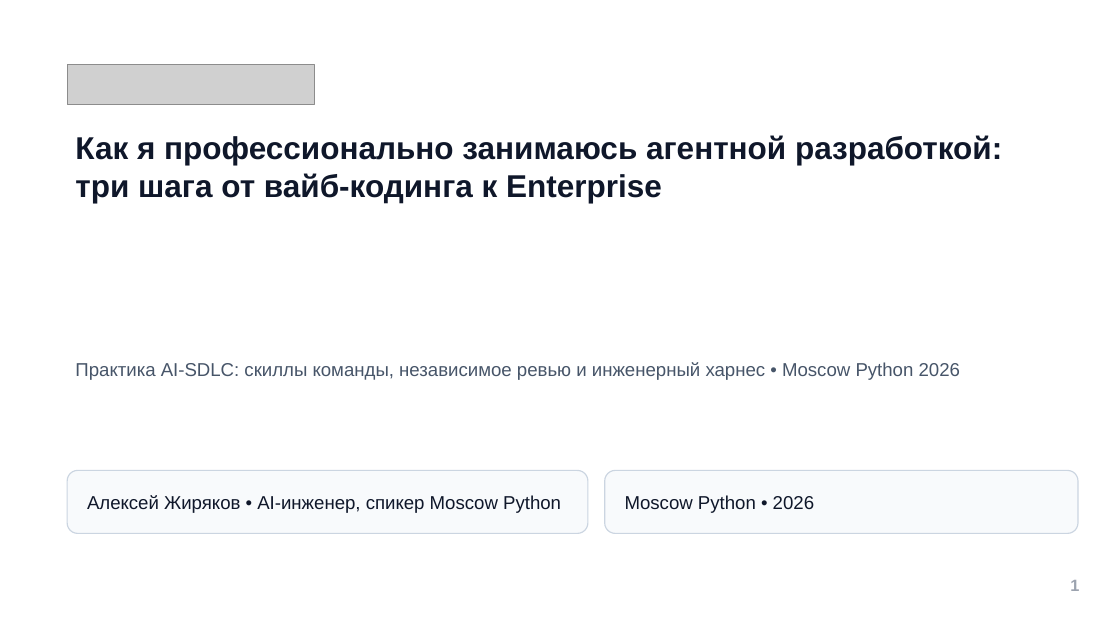
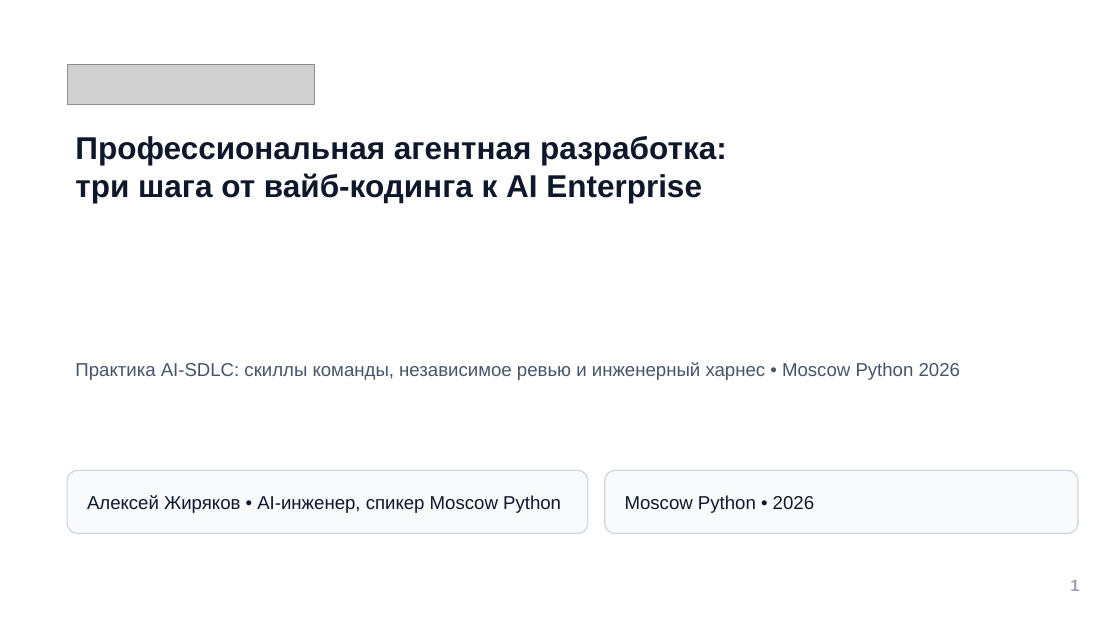
Before and after one commit to itpoohzhi/MoscowPythonPro, a slide deck: slide 1 of MoscowPython_Агентная_разработка_Жиряков_2026.pptx. Drawn at 1120x630 pixels with LibreOffice and Linux fonts; fonts in the diff are those of the drawing; grey boxes stand for pictures; background and template pictures are left out. Boxes give left, top, right and bottom in pixels: in the first picture for what was removed or moved away, otherwise in the second. Text is boxed around its words. In the diff, an @@ line names an element or a change of style, - is before the commit and + after.

Commit message:
[agent] docs(presentation): обновить заголовок слайда 1 на «Профессиональная агентная разработка: три шага от вайб-кодинга к AI Enterprise»

```diff
--- a/MoscowPython_Агентная_разработка_Жиряков_2026.pptx
+++ b/MoscowPython_Агентная_разработка_Жиряков_2026.pptx
@@ text at (75,136,727,203): text changed @@
-Как я профессионально занимаюсь агентной разработкой:
-три шага от вайб-кодинга к Enterprise
+Профессиональная агентная разработка:
+три шага от вайб-кодинга к AI Enterprise
```
